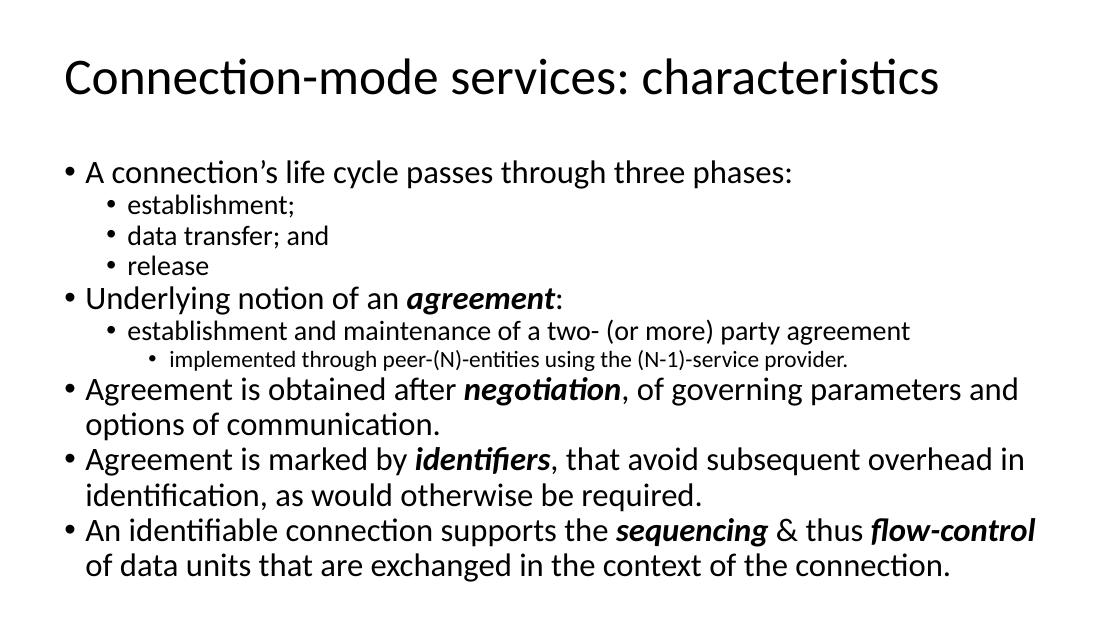
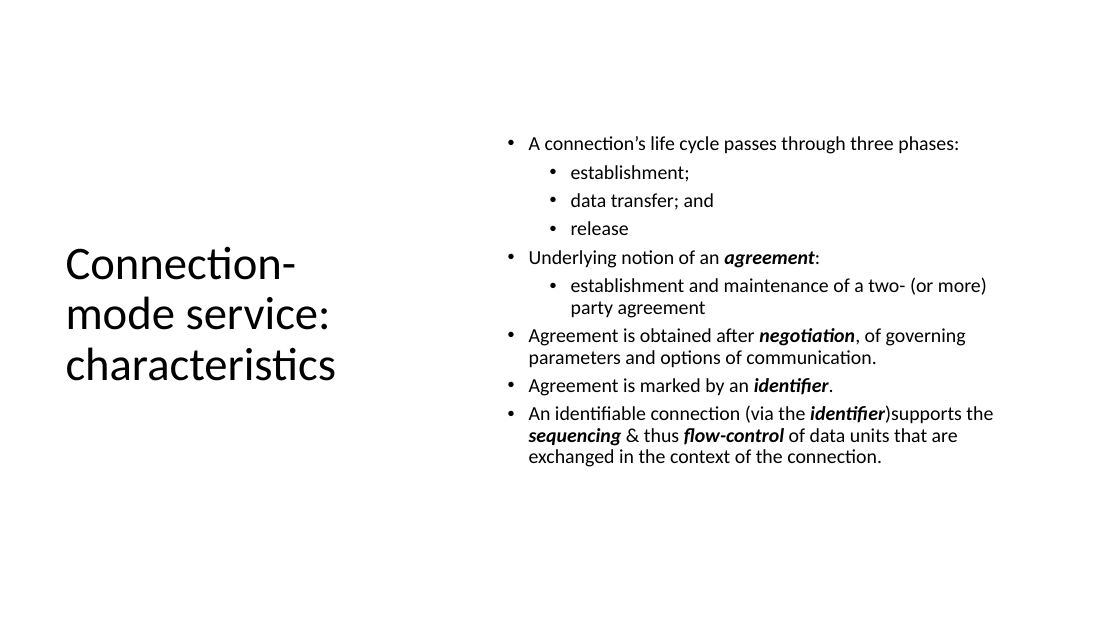
Before and after one commit to lukacassar/hw, a slide deck: slide 40 of CCE2414/1. Networking Foundations.pptx (slide 39 before the commit). Drawn at 1120x630 pixels with LibreOffice and Linux fonts; fonts in the diff are those of the drawing. Boxes give left, top, right and bottom in pixels: in the first picture for what was removed or moved away, otherwise in the second. Text is boxed around its words. In the diff, an @@ line names an element or a change of style, - is before the commit and + after.

```diff
--- a/CCE2414/1. Networking Foundations.pptx
+++ b/CCE2414/1. Networking Foundations.pptx
@@ text "A connection’s life cycle passes ...": place and size @@
-text "A connection’s life cycle passes ..." at bbox=[85, 160, 1036, 582]
+text "A connection’s life cycle passes ..." at bbox=[529, 136, 993, 467]
@@ text "A connection’s life cycle passes ..." at bbox=[529, 136, 993, 467]: vertical alignment top to middle @@
@@ text at bbox=[529, 136, 987, 368]: size 28 to 17 pt in "A connection’s life cycle passes through three ...", "Underlying notion of an agreement:", "Agreement is obtained after negotiation, of governing ..."; size 24 to 17 pt in "establishment;", "data transfer; and", "release", "establishment and maintenance of a two- (or ..."; more space between paragraphs @@
@@ title at bbox=[66, 246, 337, 381]: text changed; size 44 to 40 pt @@
-Connection-mode services: characteristics
+Connection-mode service: characteristics
@@ text at bbox=[169, 350, 848, 371]: paragraph removed @@
-    • implemented through peer-(N)-entities using the (N-1)-service provider.
@@ text at bbox=[529, 378, 993, 467]: text changed; size 28 to 17 pt @@
-• Agreement is marked by identifiers, that avoid subsequent overhead in identification, as would otherwise be required.
-• An identifiable connection supports the sequencing & thus flow-control of data units that are exchanged in the context of the connection.
+• Agreement is marked by an identifier.
+• An identifiable connection (via the identifier)supports the sequencing & thus flow-control of data units that are exchanged in the context of the connection.
```
Also in this commit, not shown: 54 other slides changed, 12 slides added, 5 slides removed.
